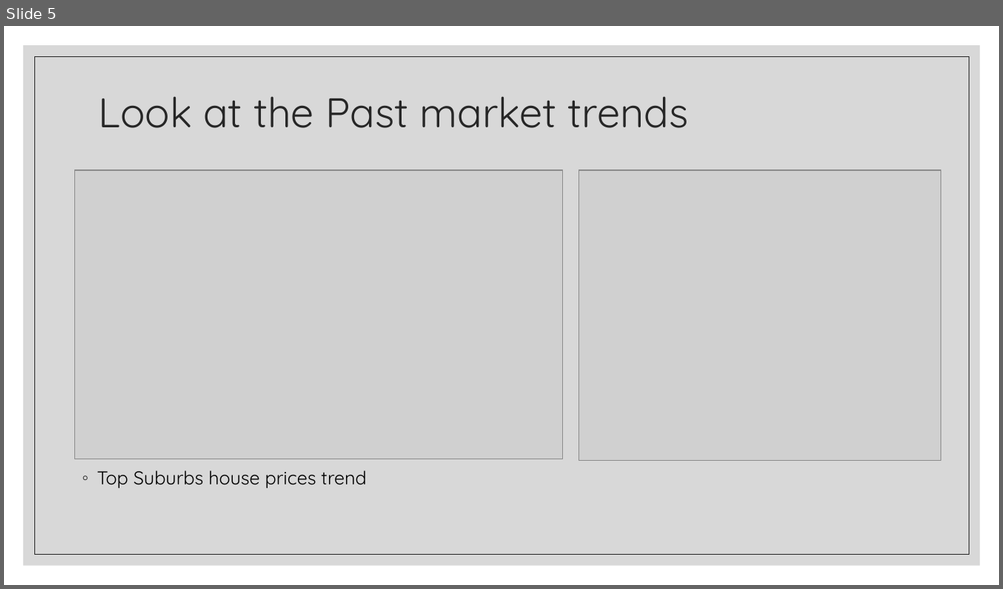
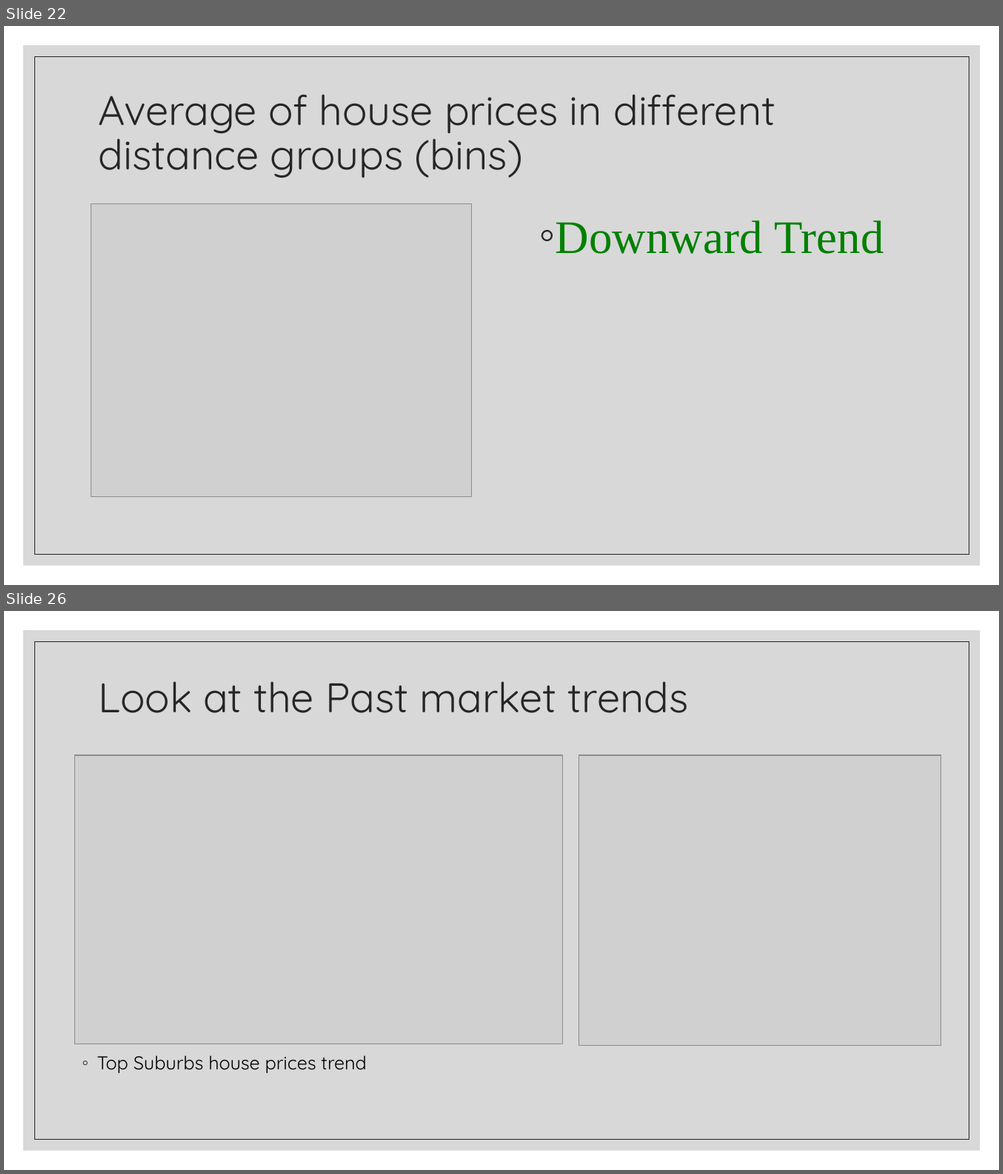
Before and after one commit to Franco1230/Data-Bootcamp-Project-1, a slide deck: Crime Rate Analysis/catherine part.pptx. Shown one above the other, each under a label of ours: slide 5 before the commit, slides 22 and 26 after it; the slides between them are not shown. The pictures are 1003x589 and 1003x1174 pixels, drawn with LibreOffice and Linux fonts; fonts in the diff are those of the drawing; grey boxes stand for pictures. Boxes give left, top, right and bottom in pixels: in the first picture for what was removed or moved away, otherwise in the second. Text is boxed around its words. In the diff, an @@ line names an element or a change of style, - is before the commit and + after.

```diff
--- a/Crime Rate Analysis/catherine part.pptx
+++ b/Crime Rate Analysis/catherine part.pptx
@@ slide 22 added at (x1=4, y1=26, x2=999, y2=585), background #FFFFFF; not listed: 2 template elements that a slide beside it also shows @@
@@ title added at (x1=99, y1=94, x2=775, y2=178), 40 pt, text #262626 @@
+Average of house prices in different distance groups (bins)
@@ picture added at (x1=91, y1=204, x2=472, y2=497) @@
@@ text added at (x1=555, y1=221, x2=883, y2=254), 45 pt, text #008000 @@
+◦ Downward Trend
@@ what was slide 5 is now slide 26 @@
```
Also in this commit, not shown: 4 slides changed, 22 other slides added, 5 other files.
